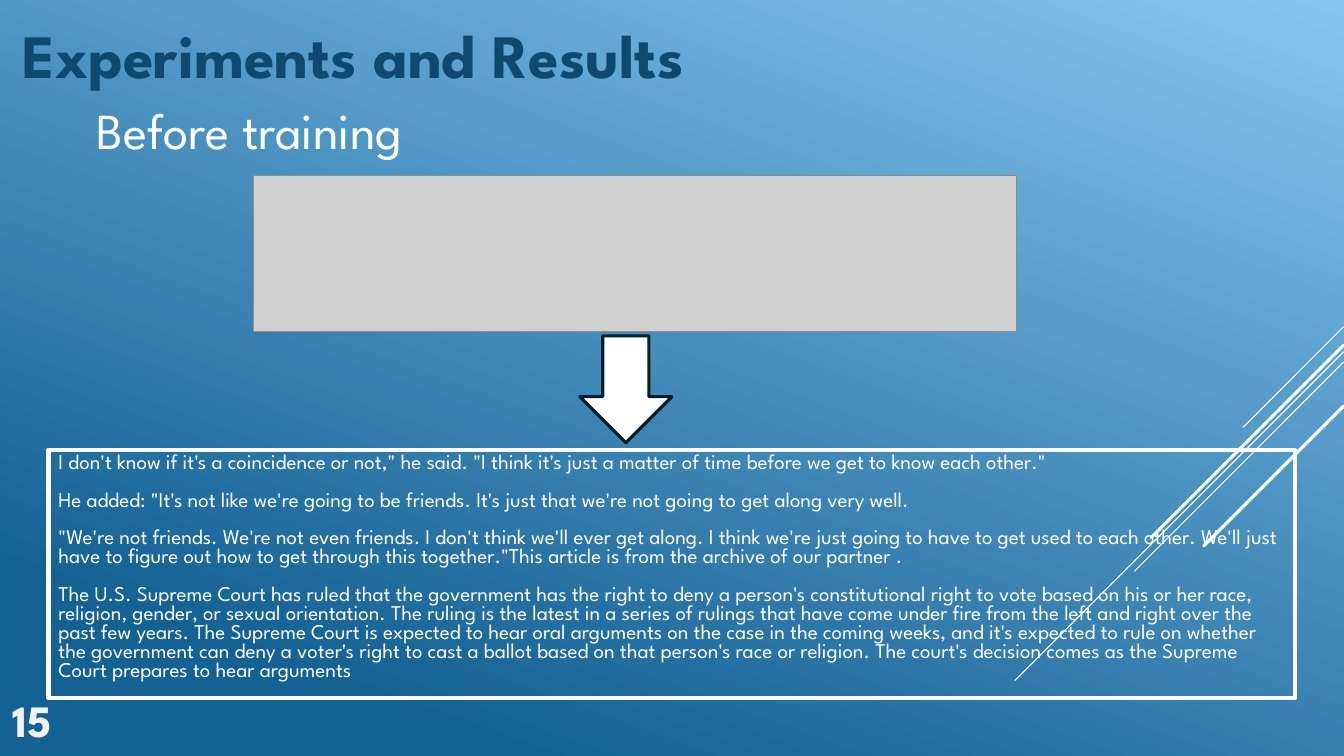
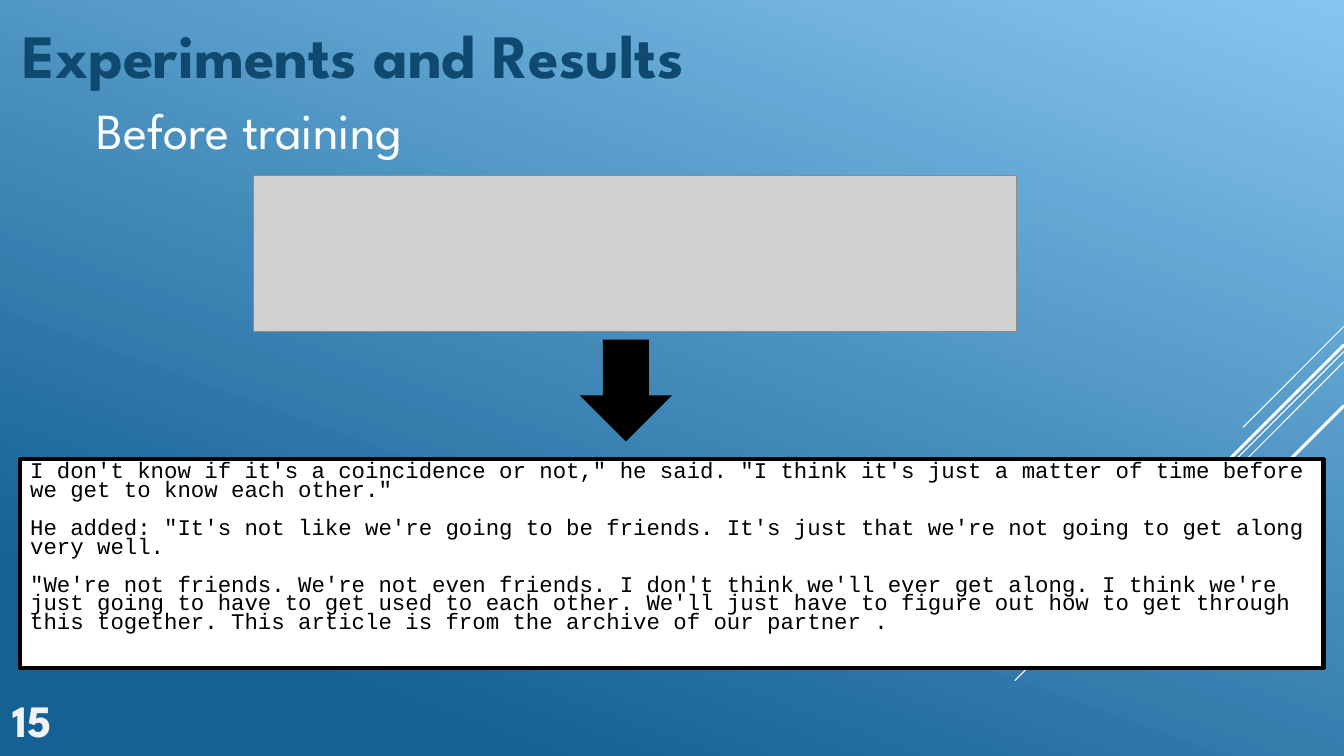
Before and after one commit to GeckSpy/IPdf2Latex, a slide deck: slide 25 of Presentation/Final presentation anim.pptx. Drawn at 1344x756 pixels with LibreOffice and Linux fonts; fonts in the diff are those of the drawing; grey boxes stand for pictures. Boxes give left, top, right and bottom in pixels: in the first picture for what was removed or moved away, otherwise in the second. Text is boxed around its words. In the diff, an @@ line names an element or a change of style, - is before the commit and + after.

```diff
--- a/Presentation/Final presentation anim.pptx
+++ b/Presentation/Final presentation anim.pptx
@@ down arrow: place and size @@
-down arrow at [580,336,671,443]
+down arrow at [580,340,671,442]
@@ down arrow at [580,340,671,442]: fill #FFFFFF to #000000; outline #021E2B 2.25 pt to none @@
@@ rectangle "I don't know if it's ...": place and size @@
-rectangle "I don't know if it's ..." at [48,450,1296,699]
+rectangle "I don't know if it's ..." at [20,460,1324,668]
@@ rectangle "I don't know if it's ..." at [20,460,1324,668]: fill none to #FFFFFF; outline #FFFFFF 3 pt to #000000 3 pt @@
@@ text in rectangle at [30,462,1303,559]: size 15 to 16 pt, font League Spartan to Courier New, text colour #FFFFFF to #000000 in "I don't know if it's a coincidence ...", "He added: "It's not like we're going ..." @@
@@ text in rectangle at [30,575,1290,634]: text changed; size 15 to 16 pt; font League Spartan to Courier New; text colour #FFFFFF to #000000 @@
-"We're not friends. We're not even friends. I don't think we'll ever get along. I think we're just going to have to get used to each other. We'll just have to figure out how to get through this together."This article is from the archive of our partner .
-The U.S. Supreme Court has ruled that the government has the right to deny a person's constitutional right to vote based on his or her race, religion, gender, or sexual orientation. The ruling is the latest in a series of rulings that have come under fire from the left and right over the past few years. The Supreme Court is expected to hear oral arguments on the case in the coming weeks, and it's expected to rule on whether the government can deny a voter's right to cast a ballot based on that person's race or religion. The court's decision comes as the Supreme Court prepares to hear arguments
+"We're not friends. We're not even friends. I don't think we'll ever get along. I think we're just going to have to get used to each other. We'll just have to figure out how to get through this together. This article is from the archive of our partner .
```
Also in this commit, not shown: 9 other slides changed, 1 slide added, 2 other files.
